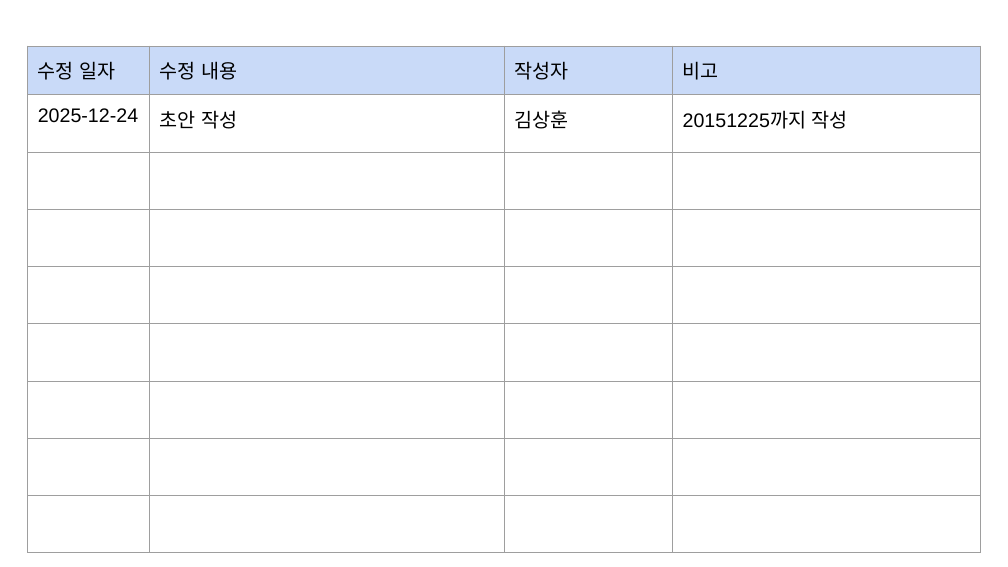
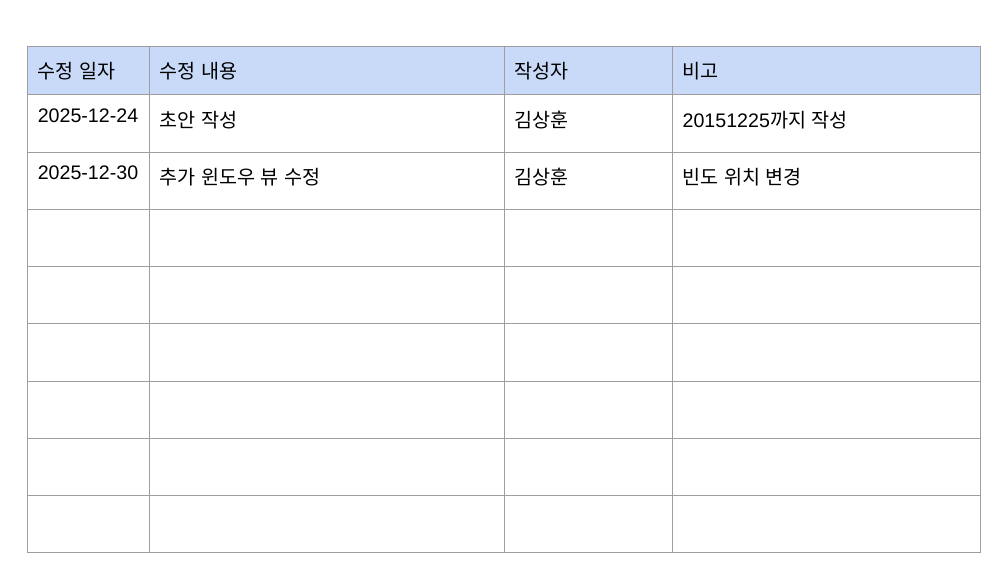
Before and after one commit to yofp1937/Todo_List, a slide deck: slide 3 of 문서/Todo_List 화면 기획서.pptx. Drawn at 1008x567 pixels with LibreOffice and Linux fonts; fonts in the diff are those of the drawing. Boxes give left, top, right and bottom in pixels: in the first picture for what was removed or moved away, otherwise in the second. Text is boxed around its words. In the diff, an @@ line names an element or a change of style, - is before the commit and + after.

Commit message:
일정 추가, 규칙 추가 업데이트
1. 일간, 주간, 월간, 연간 규칙 추가 View, ViewModel 제작
2. JSON 저장을 위한 DataClass 생성
3. JSON 저장을 위한 Singleton 형식의 DataManager 구현
4. JSON 저장, 불러오기 기능 구현
5. 국가 공휴일 적용

```diff
--- a/문서/Todo_List 화면 기획서.pptx
+++ b/문서/Todo_List 화면 기획서.pptx
@@ table at box(28, 46, 981, 548) @@
+row 3: 2025-12-30 | 추가 윈도우 뷰 수정 | 김상훈 | 빈도 위치 변경
-row 9:  |  |  | 
```
Also in this commit, not shown: 5 other slides changed, 43 other files.
